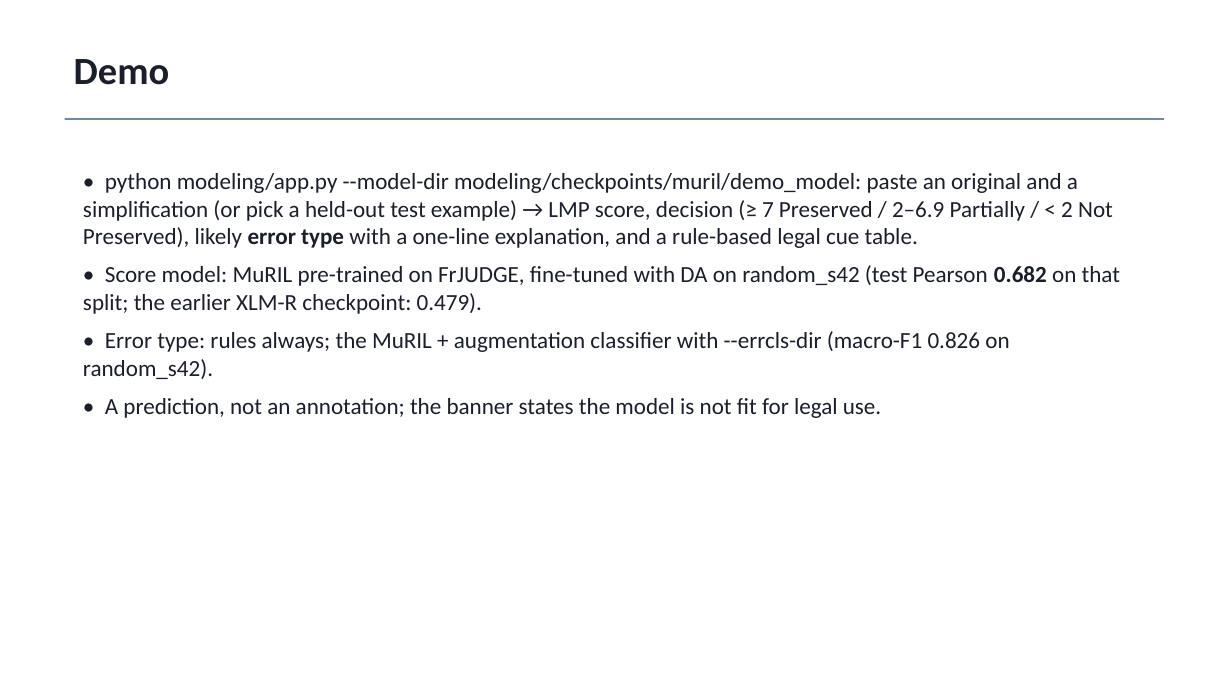
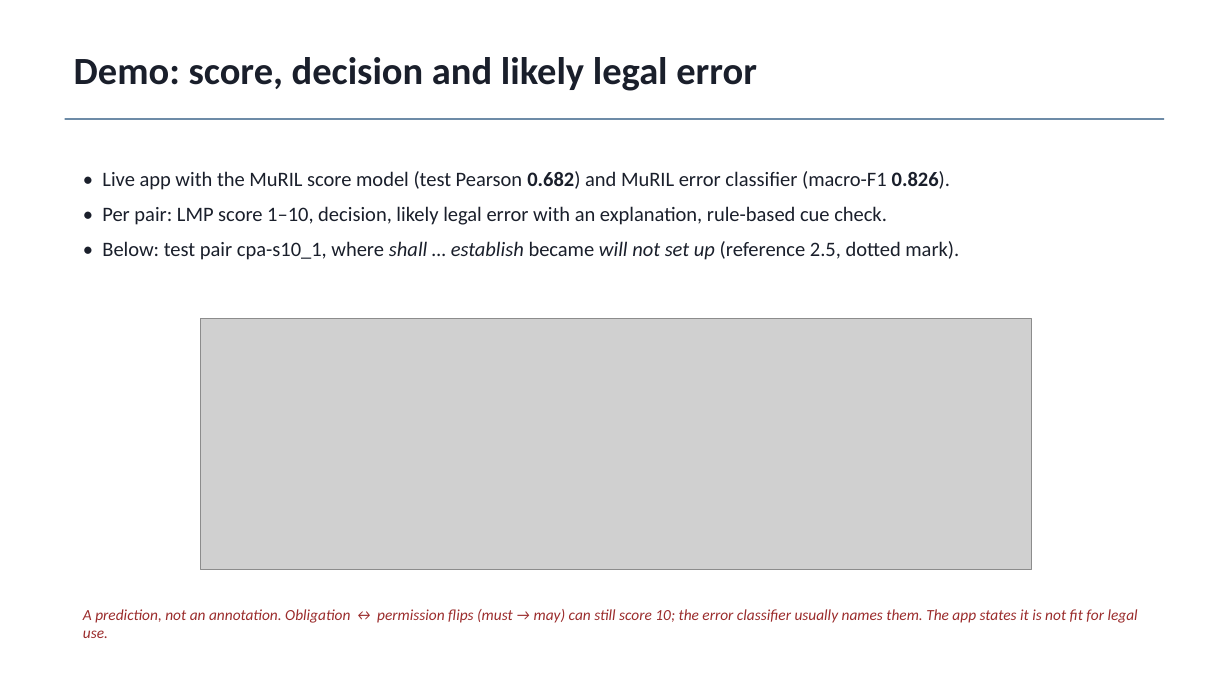
Before and after one commit to atharv-0509/legal-meaning-preservation-hi-en, a slide deck: slide 17 of paper/out/LMP_slides.pptx. Drawn at 1232x693 pixels with LibreOffice and Linux fonts; fonts in the diff are those of the drawing; grey boxes stand for pictures. Boxes give left, top, right and bottom in pixels: in the first picture for what was removed or moved away, otherwise in the second. Text is boxed around its words. In the diff, an @@ line names an element or a change of style, - is before the commit and + after.

```diff
--- a/paper/out/LMP_slides.pptx
+++ b/paper/out/LMP_slides.pptx
@@ text at box(74, 57, 757, 91): text changed @@
-Demo
+Demo: score, decision and likely legal error
@@ text at box(102, 171, 959, 260): text changed; size 18 to 16 pt @@
-• python modeling/app.py --model-dir modeling/checkpoints/muril/demo_model: paste an original and a simplification (or pick a held-out test example) → LMP score, decision (≥ 7 Preserved / 2–6.9 Partially / < 2 Not Preserved), likely error type with a one-line explanation, and a rule-based legal cue table.
-• Score model: MuRIL pre-trained on FrJUDGE, fine-tuned with DA on random_s42 (test Pearson 0.682 on that split; the earlier XLM-R checkpoint: 0.479).
-• Error type: rules always; the MuRIL + augmentation classifier with --errcls-dir (macro-F1 0.826 on random_s42).
-• A prediction, not an annotation; the banner states the model is not fit for legal use.
+• Live app with the MuRIL score model (test Pearson 0.682) and MuRIL error classifier (macro-F1 0.826).
+• Per pair: LMP score 1–10, decision, likely legal error with an explanation, rule-based cue check.
+• Below: test pair cpa-s10_1, where shall … establish became will not set up (reference 2.5, dotted mark).
@@ picture added at box(201, 319, 1032, 569) @@
@@ text added at box(83, 609, 1138, 638), 12 pt, text #9B2C2C, italic @@
+A prediction, not an annotation. Obligation ↔ permission flips (must → may) can still score 10; the error classifier usually names them. The app states it is not fit for legal use.
```
Also in this commit, not shown: 7 other files.
